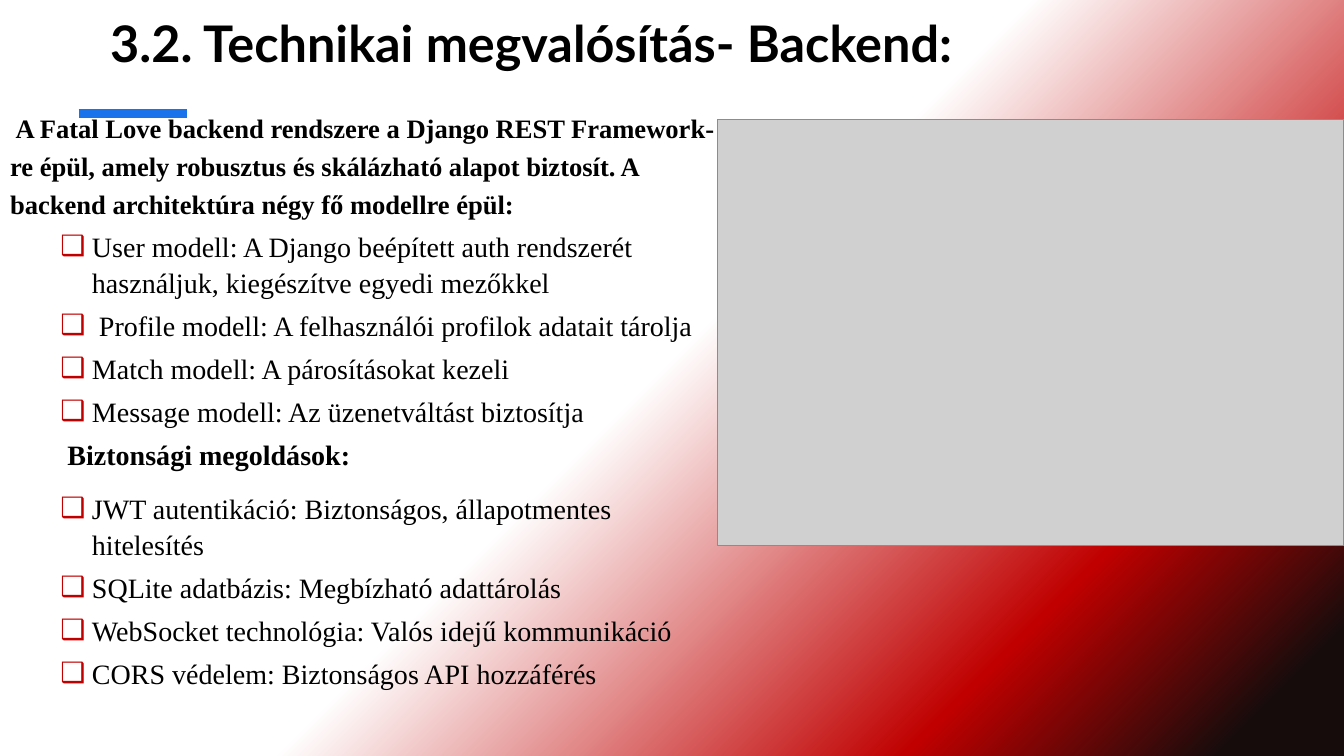
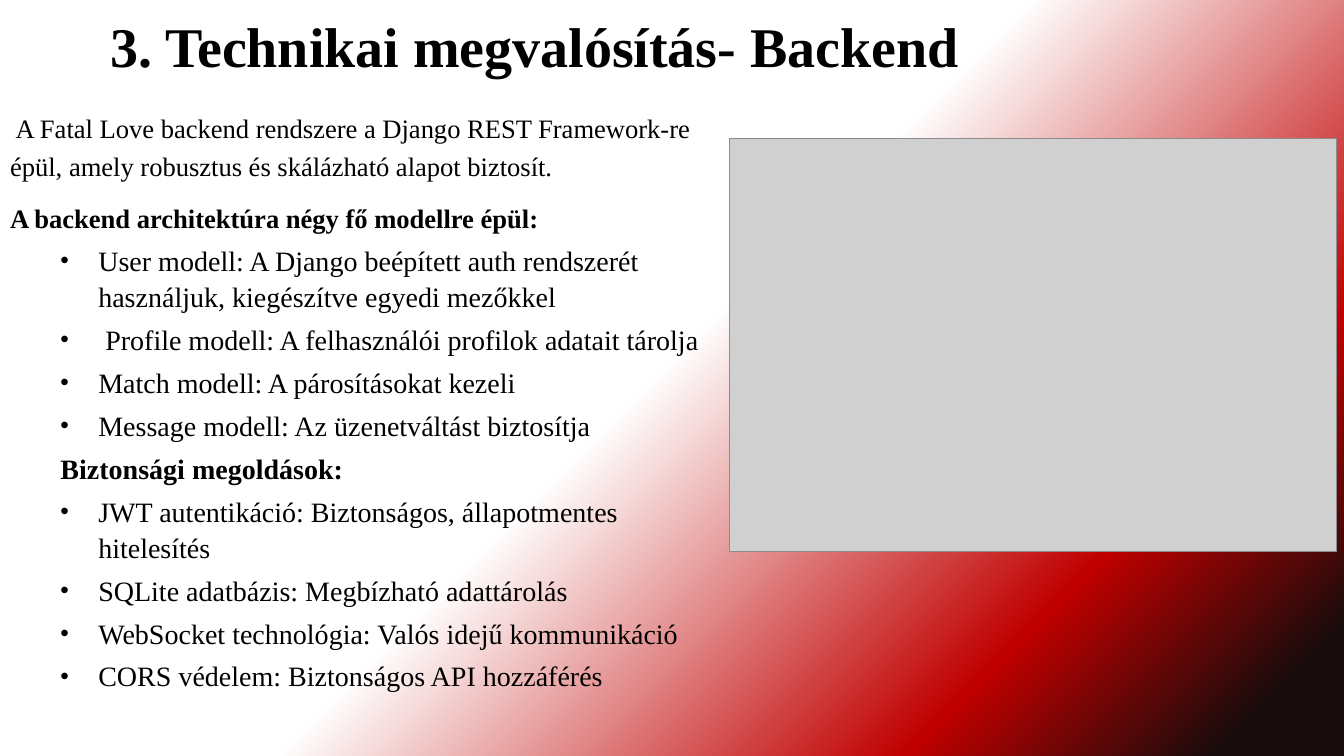
Before and after one commit to DerSandor/Tarskereso, a slide deck: slide 4 of FATAL LOVE.pptx. Drawn at 1344x756 pixels with LibreOffice and Linux fonts; fonts in the diff are those of the drawing; grey boxes stand for pictures. Boxes give left, top, right and bottom in pixels: in the first picture for what was removed or moved away, otherwise in the second. Text is boxed around its words. In the diff, an @@ line names an element or a change of style, - is before the commit and + after.

```diff
--- a/FATAL LOVE.pptx
+++ b/FATAL LOVE.pptx
@@ title at (x1=110, y1=28, x2=958, y2=78): text changed; size 36 to 40 pt; font Lato to Times New Roman @@
-3.2. Technikai megvalósítás- Backend:
+3. Technikai megvalósítás- Backend
@@ text at (x1=10, y1=119, x2=690, y2=234): text changed; bold off @@
-A Fatal Love backend rendszere a Django REST Framework-re épül, amely robusztus és skálázható alapot biztosít. A backend architektúra négy fő modellre épül:
+A Fatal Love backend rendszere a Django REST Framework-re épül, amely robusztus és skálázható alapot biztosít.
+A backend architektúra négy fő modellre épül:
@@ line removed from (79, 114) to (187, 114) @@
@@ picture resized from (x1=718, y1=119, x2=1344, y2=545) to (x1=730, y1=138, x2=1337, y2=551) @@
@@ text at (x1=60, y1=251, x2=699, y2=692): bullet ❑ to •; bullet colour #C00000 to #000000; less space between paragraphs @@
```
Also in this commit, not shown: 13 other slides changed.
